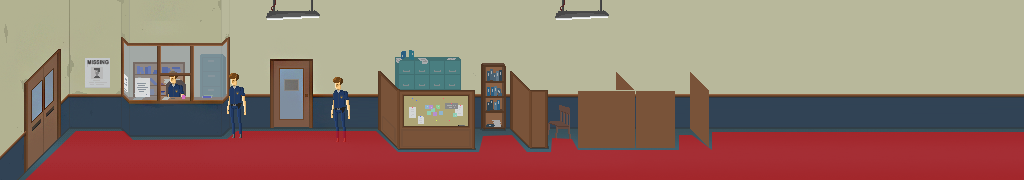
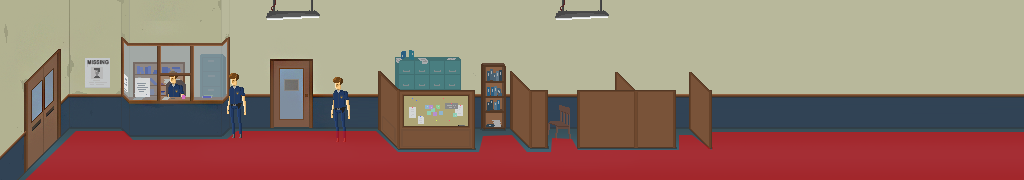
Comparing the layer stacks of the two w=1024, h=180 images. Changes:
painted on "halfwalls" over bbox(577, 72, 713, 149)
hid "ground texture" over bbox(30, 72, 713, 169)
renamed "Color Ramp" to "light", painted on it, unmasked it over bbox(30, 72, 713, 169)
removed layer "DITHER" (was overlay, 10%) from group "Ground Light" over bbox(30, 129, 351, 169)
removed layer "Paint" from group "Ground Light" over bbox(30, 72, 713, 169)
